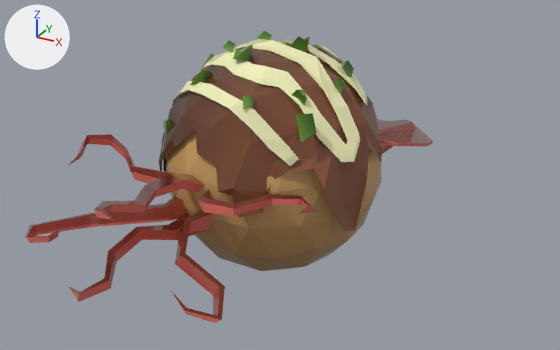
An edit to the FBX model Assets/ExternalAssets/STYLIZED Low Poly Fantasy Bundle/Used FBX/Takoyakkisquid.fbx, drawn before and after from the same camera.
Rendered twice from a 50 mm camera at (8.92, -15.81, 10.71) aimed at (0.0, 0.42, 2.59). The lights are fixed; the arrows at upper left show +X, +Y and +Z. The first picture is the older version. Where no turn or scale is listed for an object, it has been applied to the vertices.

The scene before the commit, as lines of its bpy script (objects in view):
```python
mat_main_material = principled_material('MAIN MATERIAL')
mat_main_material.texture = img_texture_png  # with its transparency
mat_main_material.roughness = 0.0
me_mesh = bpy.data.meshes.new('Mesh')
me_mesh.from_pydata(...)  # 733 vertices, 1224 faces; spans x -4.32..2.94, y -6.27..6.1, z 0.18..6.45
me_mesh.materials.append(mat_main_material)  # picture img_texture_png
ob_geosphere001 = bpy.data.objects.new('GeoSphere001', me_mesh)
ob_geosphere001.location = (-0.36, 0.72, -0.3)
```
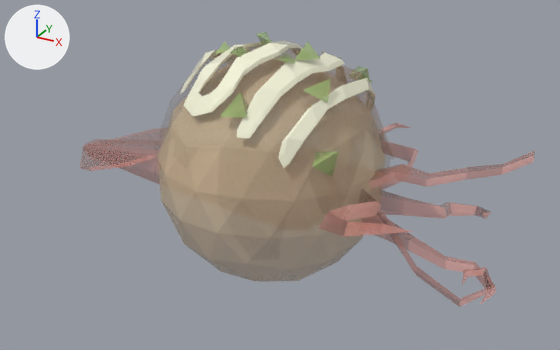
Where the change shows, as pixel boxes [x1, y1, x2, y2] in the pictures (560 x 350 px):
'GeoSphere001', surface changed, moved, turned: before [25, 31, 433, 323]; after [157, 34, 385, 282]

What changed in the scene script:
```text
Change img_texture_png:
    img_texture_png: load_image('TEXTURE.png', '_unpacked/TEXTURE.png', 2048, 2048, 'sRGB') -> load_image('TEXTURE.png', '../Textures/TEXTURE.png', 2048, 2048, 'Non-Color')
Change mat_main_material:
    add n3 = _N.new('ShaderNodeTexImage'); n3.name = 'Image Texture.001'
    add n3.image = img_texture_png
    where n2 = _N.new('ShaderNodeTexImage'); n2.name = 'Image Texture'
    where n0 = _N.new('ShaderNodeBsdfPrincipled'); n0.name = 'Principled BSDF'
    remove _L.new(n2.outputs[1], n0.inputs[4])  # 'Alpha' to 'Alpha'
    add _L.new(n3.outputs[0], n0.inputs[4])  # 'Color' to 'Alpha'
Change me_mesh:
    used by ob_geosphere001; location = (-0.36, 0.72, -0.3)
    remove me_mesh.from_pydata(...)  # 733 vertices, 1224 faces; spans x -4.32..2.94, y -6.27..6.1, z 0.18..6.45
    add me_mesh.from_pydata(...)  # 733 vertices, 1224 faces; spans x -6.35..6.2, y -3.47..3.39, z 0.03..6.3
    me_mesh part 1: the whole mesh is turned 106.1 degrees about the z axis through its middle, then moved by (0.97, -0.56, -0.15)
Change ob_geosphere001:
    ob_geosphere001.location: (-0.36, 0.72, -0.3) -> (0.0, 0.0, 0.0)
```
